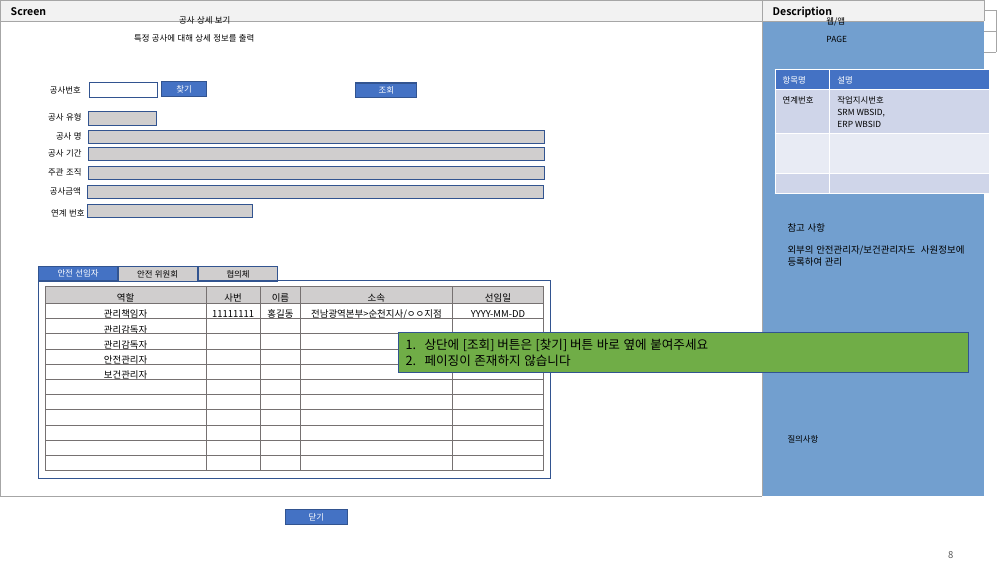
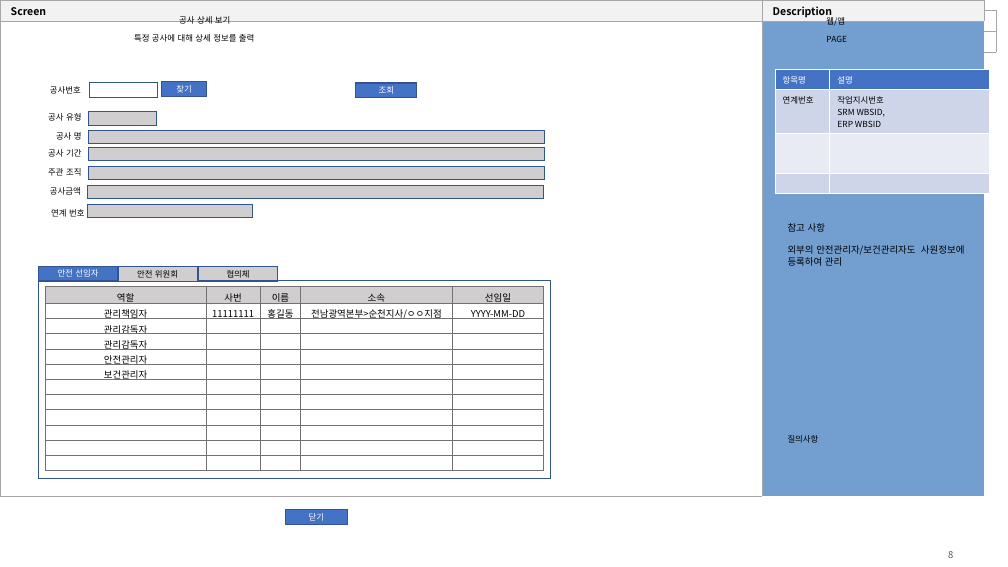
Before and after one commit to yamdeng/ktds-publish, a slide deck: slide 8 of docs/퍼블_페이지작업.pptx. Drawn at 1008x567 pixels with LibreOffice and Linux fonts; fonts in the diff are those of the drawing. Boxes give left, top, right and bottom in pixels: in the first picture for what was removed or moved away, otherwise in the second. Text is boxed around its words. In the diff, an @@ line names an element or a change of style, - is before the commit and + after.

```diff
--- a/docs/퍼블_페이지작업.pptx
+++ b/docs/퍼블_페이지작업.pptx
@@ rectangle removed at [399,332,969,373] @@
-1. 상단에 [조회] 버튼은 [찾기] 버튼 바로 옆에 붙여주세요
-2. 페이징이 존재하지 않습니다
```
Also in this commit, not shown: 11 other slides changed, 2 slides removed, 2 other files.
